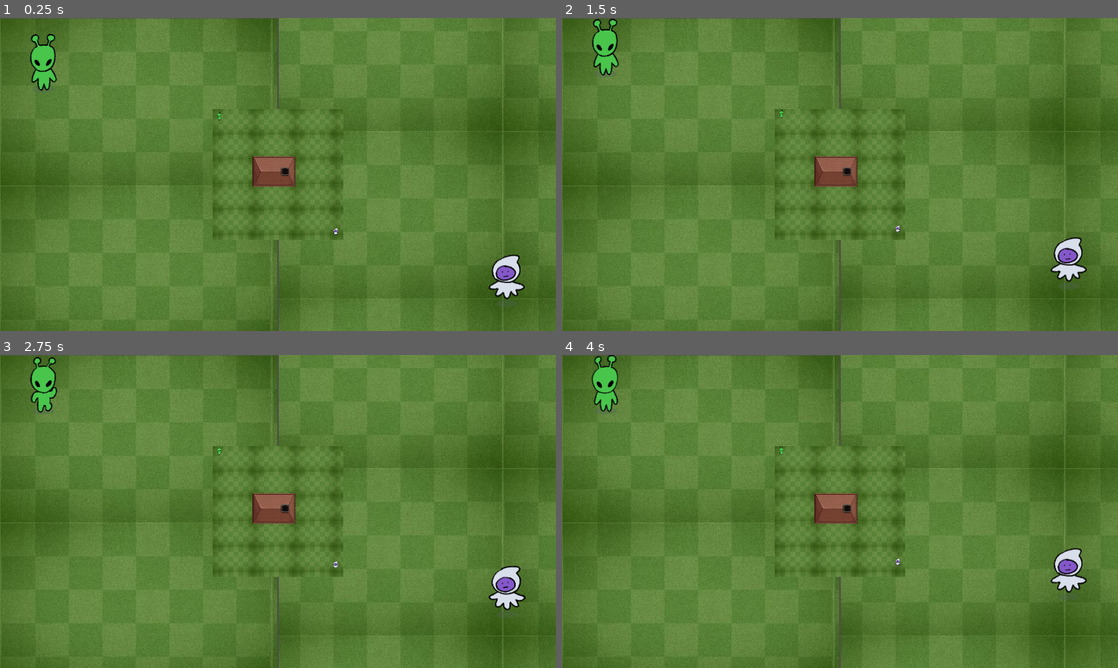
Above: before the commit, frames 1-4 (two rows, left to right).
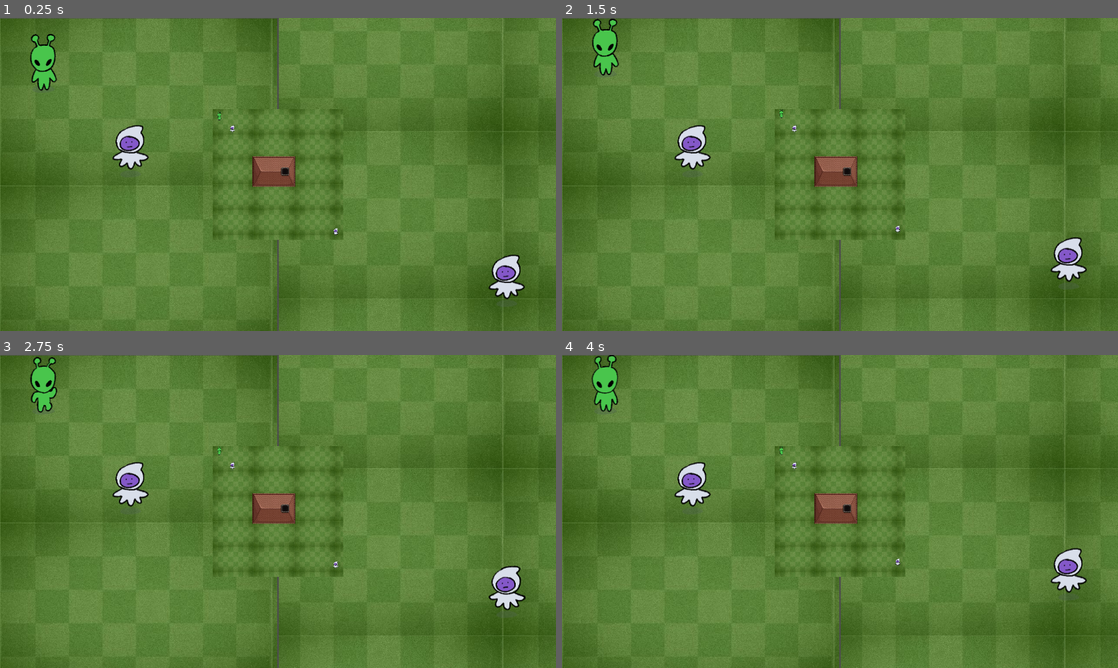
Above: after the commit, the same moments.

Repository: liannie3/wwhataburger
Game: Godot game, scene res://main_game/SpitScreen.tscn
The game is run twice, just before and just after one commit, with the same random seed, the same clock (stepped at 60 frames per second) and the same inputs. This scene is started directly instead of the project's main scene.
Inputs:
- Up to frame 1 (0.25 s): no input
- Up to frame 2 (1.5 s): hold W (p1_up) 0.53-1.28 s; tap I (p2_up) at 0.6, 1.35 s
- Up to frame 3 (2.75 s): hold W (p1_up) from 2.03 s (still down); tap I (p2_up) at 2.1 s
- Up to frame 4 (4 s): tap I (p2_up) at 2.85, 3.6 s; release W (p1_up) at 3.53 s

The runs differ from the first frame. In frame 1, 0.6% of the frame differs, in the area x 20-43%, y 34-49%; in frame 2, 0.6%; in frame 3, 0.6%; in frame 4, 0.6%.

Commit message:
Add basic NPC class

Diff:
--- a/main_game/MainGame.tscn
+++ b/main_game/MainGame.tscn
@@ -3,6 +3,7 @@
 [ext_resource type="Script" uid="uid://dn0rqb5ao5m7m" path="res://main_game/main_game.gd" id="1_0lykq"]
 [ext_resource type="PackedScene" uid="uid://gbsug7oj0630" path="res://main_game/Arena.tscn" id="2_arena"]
 [ext_resource type="PackedScene" uid="uid://bxfumbre853g0" path="res://main_game/Player.tscn" id="3_p3wb7"]
+[ext_resource type="PackedScene" uid="uid://bfu4lj43j681i" path="res://main_game/NPC.tscn" id="4_03gfc"]
 
 [node name="MainGame" type="Node2D" unique_id=1780440313]
 script = ExtResource("1_0lykq")
@@ -16,3 +17,6 @@
 [node name="Player2" parent="." unique_id=77006209 instance=ExtResource("3_p3wb7")]
 position = Vector2(1886, 1878)
 player_id = 2
+
+[node name="Npc" parent="." unique_id=364730679 instance=ExtResource("4_03gfc")]
+position = Vector2(300, 300)
--- /dev/null
+++ b/main_game/NPC.tscn
@@ -0,0 +1,19 @@
+[gd_scene format=3 uid="uid://bfu4lj43j681i"]
+
+[ext_resource type="Script" uid="uid://dwqlp840cc25n" path="res://main_game/npc.gd" id="1_bhnok"]
+[ext_resource type="Texture2D" uid="uid://cegv6k7a1tptd" path="res://sprites/player/BlooberIdle1.png" id="2_w0qom"]
+
+[sub_resource type="CircleShape2D" id="CircleShape2D_1ycq1"]
+radius = 88.362885
+
+[node name="Npc" type="Area2D" unique_id=364730679]
+script = ExtResource("1_bhnok")
+
+[node name="Sprite2D" type="Sprite2D" parent="." unique_id=997920180]
+texture = ExtResource("2_w0qom")
+
+[node name="CollisionShape2D" type="CollisionShape2D" parent="." unique_id=2023502016]
+shape = SubResource("CircleShape2D_1ycq1")
+
+[connection signal="body_entered" from="." to="." method="_on_body_entered"]
+[connection signal="body_exited" from="." to="." method="_on_body_exited"]
--- /dev/null
+++ b/main_game/npc.gd
@@ -0,0 +1,36 @@
+extends Area2D
+
+
+# Called when the node enters the scene tree for the first time.
+func _ready() -> void:
+	pass # Replace with function body.
+
+
+# Called every frame. 'delta' is the elapsed time since the previous frame.
+func _process(delta: float) -> void:
+	pass
+
+# A simple function to apply state changes
+func apply_effect(effect_type: String):
+	if effect_type == "test":
+		print("testing 1")
+	elif effect_type == "test2":
+		print("testing 2")
+
+var players_in_range: Array[Player] = []
+
+func _on_body_entered(body: Node2D) -> void:
+	if body is Player:
+		if not players_in_range.has(body):
+			players_in_range.append(body)
+
+
+func _on_body_exited(body: Node2D) -> void:
+	if body is Player:
+		players_in_range.erase(body)
+
+func _input(event: InputEvent) -> void:
+	for player in players_in_range:
+		var interact_action = "p" + str(player.player_id) + "_interact"
+		if event.is_action_pressed(interact_action):
+			print(player.player_id, "interacting right now")
--- a/main_game/player.gd
+++ b/main_game/player.gd
@@ -1,4 +1,5 @@
 extends CharacterBody2D
+class_name Player
 
 @export var player_id: int = 1
 @export var speed: float = 300.0
Not shown, added: main_game/npc.gd.uid
